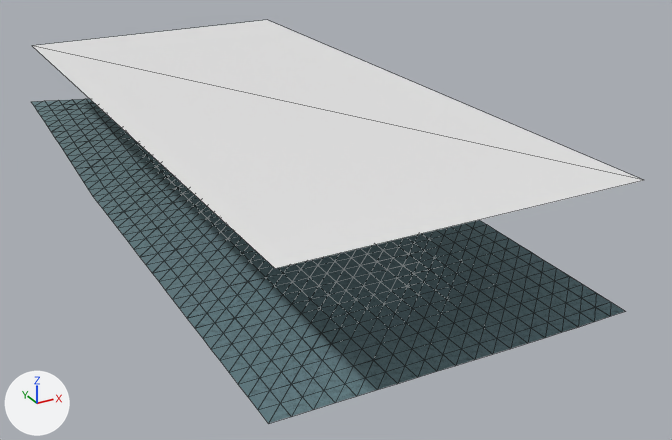
The glTF model eloria-assets/maps/continent-v2/coilmere/client/chunks/13_16/world.glb, before and after one commit.
Rendered twice from a 50 mm camera at (208.4, -699.8, 30.7) aimed at (257.8, -609.9, -14.2). Arrows for +X, +Y and +Z are at lower left; the lights stay in place. The first picture is the older version. Mesh edges are drawn as thin lines. Where no turn or scale is listed for an object, it has been applied to the vertices. Vertices at exactly the same position are counted once.

Before the edit, the objects in view are built like this:
```python
me_authoredground_coilmerebase_coilmere_13_16 = bpy.data.meshes.new('AuthoredGround_coilmereBase_coilmere_13_16')
me_authoredground_coilmerebase_coilmere_13_16.from_pydata(...)  # 839 vertices, 1499 faces; spans x 3163.0..3201.0, y -8651.0..-8569.0, z -13.6..-8.6
me_authoredground_coilmerebase_coilmere_13_16.materials.append(mat_authored_coilmerebase)
me_terrain_coilmere_13_16 = bpy.data.meshes.new('Terrain_coilmere_13_16')
me_terrain_coilmere_13_16.from_pydata(...)  # 840 vertices, 1558 faces; spans x 3163.0..3201.0, y -8651.0..-8569.0, z -13.6..-8.4
me_terrain_coilmere_13_16.materials.append(mat_continental_ground)
me_water_coilmere_13_16 = bpy.data.meshes.new('Water_coilmere_13_16')
me_water_coilmere_13_16.from_pydata([(3201.0, -8651.0, 0.0), (3201.0, -8570.0, 0.0), (3164.0, -8570.0, 0.0), (3164.0, -8651.0, 0.0)], [], [(0, 1, 2), (2, 3, 0)])
me_water_coilmere_13_16.materials.append(mat_water_sea)  # its picture is missing
ob_authoredground_coilmerebase_coilmere_13_16 = bpy.data.objects.new('AuthoredGround_coilmereBase_coilmere_13_16', me_authoredground_coilmerebase_coilmere_13_16)
ob_authoredground_coilmerebase_coilmere_13_16.location = (-2930.0, 8007.0, 0.0)
ob_terrain_coilmere_13_16 = bpy.data.objects.new('Terrain_coilmere_13_16', me_terrain_coilmere_13_16)
ob_terrain_coilmere_13_16.location = (-2930.0, 8007.0, 0.0)
ob_water_coilmere_13_16 = bpy.data.objects.new('Water_coilmere_13_16', me_water_coilmere_13_16)
ob_water_coilmere_13_16.location = (-2930.0, 8007.0, 0.0)
```
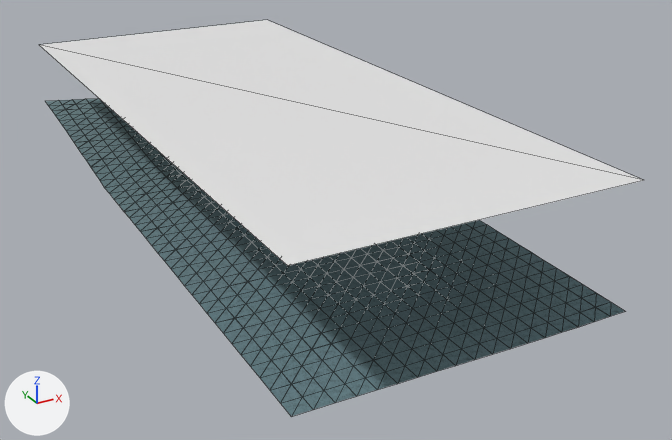
What differs and where, as boxes (x1, y1, x2, y2) in the pictures (672 x 440 px):
'Water_coilmere_13_16', reshaped: before (33, 20, 644, 269); after (40, 20, 644, 266)
'AuthoredGround_coilmereBase_coilmere_13_16', reshaped: before (36, 99, 625, 423); after (48, 99, 625, 416)
'Terrain_coilmere_13_16', reshaped: before (31, 99, 625, 423); after (45, 98, 625, 414)
part 1 of me_terrain_coilmere_13_16, deleted: before (31, 101, 285, 423)
part 3 of me_authoredground_coilmerebase_coilmere_13_16, deleted: before (36, 101, 291, 423)

Patch to the scene script:
```diff
--- a/eloria-assets/maps/continent-v2/coilmere/client/chunks/13_16/world.glb.py
+++ b/eloria-assets/maps/continent-v2/coilmere/client/chunks/13_16/world.glb.py
@@ me_terrain_coilmere_13_16 @@
 # used by ob_terrain_coilmere_13_16; location = (-2930.0, 8007.0, 0.0)
-me_terrain_coilmere_13_16.from_pydata(...)  # 840 vertices, 1558 faces; spans x 3163.0..3201.0, y -8651.0..-8569.0, z -13.6..-8.4
+me_terrain_coilmere_13_16.from_pydata(...)  # 798 vertices, 1476 faces; spans x 3165.0..3201.0, y -8651.0..-8569.0, z -13.6..-8.6
+# me_terrain_coilmere_13_16 part 1
+# 42 vertices are removed from x 3163.0, y -8651.0..-8569.0, z -13.4..-8.4
+# 82 faces are deleted
 me_terrain_coilmere_13_16.materials.append(mat_continental_ground)
@@ me_water_coilmere_13_16 @@
 # used by ob_water_coilmere_13_16; location = (-2930.0, 8007.0, 0.0)
-me_water_coilmere_13_16.from_pydata(...)  # 4 vertices, 2 faces; spans x 3164.0..3201.0, y -8651.0..-8570.0, z 0.0
-me_water_coilmere_13_16.vertices[2].co = (3164.0, -8570.0, 0.0)  # pixel (31, 45)
-me_water_coilmere_13_16.vertices[3].co = (3164.0, -8651.0, 0.0)  # pixel (275, 268)
+me_water_coilmere_13_16.from_pydata(...)  # 4 vertices, 2 faces; spans x 3165.0..3201.0, y -8651.0..-8570.0, z 0.0
+# me_water_coilmere_13_16 part 2
+me_water_coilmere_13_16.vertices[2].co = (3165.0, -8570.0, 0.0)  # pixel (38, 44)
+me_water_coilmere_13_16.vertices[3].co = (3165.0, -8651.0, 0.0)  # pixel (287, 265)
 me_water_coilmere_13_16.materials.append(mat_water_sea)
@@ me_authoredground_coilmerebase_coilmere_13_16 @@
 # used by ob_authoredground_coilmerebase_coilmere_13_16; location = (-2930.0, 8007.0, 0.0)
-me_authoredground_coilmerebase_coilmere_13_16.from_pydata(...)  # 839 vertices, 1499 faces; spans x 3163.0..3201.0, y -8651.0..-8569.0, z -13.6..-8.6
+me_authoredground_coilmerebase_coilmere_13_16.from_pydata(...)  # 797 vertices, 1458 faces; spans x 3165.0..3201.0, y -8651.0..-8569.0, z -13.6..-8.7
+# me_authoredground_coilmerebase_coilmere_13_16 part 3
+# 42 vertices are removed from x 3163.0..3165.0, y -8651.0..-8569.0, z -13.3..-8.6
+# 41 faces are deleted
 me_authoredground_coilmerebase_coilmere_13_16.materials.append(mat_authored_coilmerebase)
```
